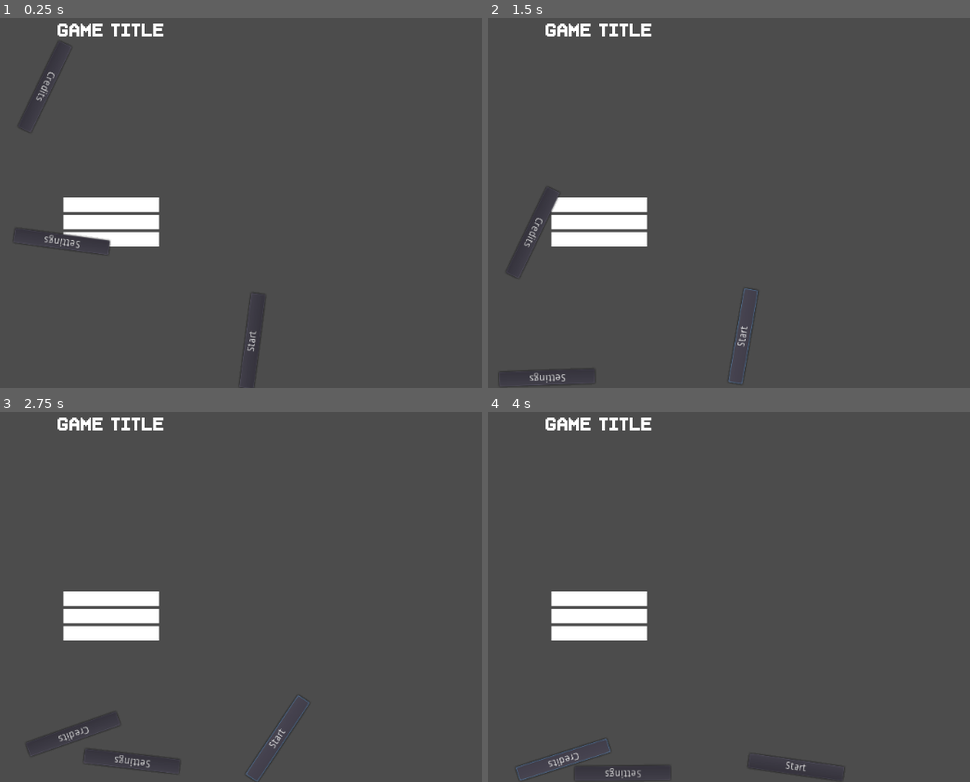
Above: before the commit, frames 1-4 (two rows, left to right).
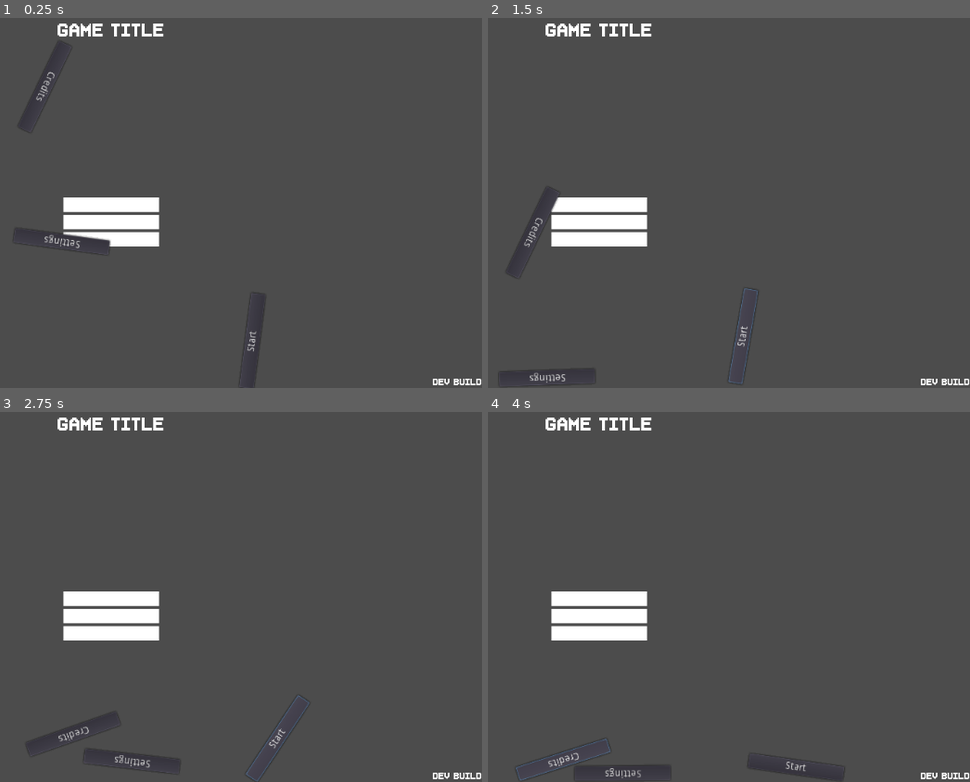
Above: after the commit, the same moments.

Repository: error-27/gmtk2023
Game: Godot game, scene res://scenes/StartScreen.tscn
The game is run twice, just before and just after one commit, with the same random seed, the same clock (stepped at 60 frames per second) and the same inputs.
Inputs:
- Up to frame 1 (0.25 s): no input
- Up to frame 2 (1.5 s): click "Start" at 0.5 s; click "Start" at 1.25 s
- Up to frame 3 (2.75 s): click "Start" at 2 s
- Up to frame 4 (4 s): click "Settings" at 2.75 s; click "Credits" at 3.5 s

The runs differ from the first frame. In frame 1, 0.1% of the frame differs, in the area x 89-100%, y 97-100%; in frame 2, 0.1%; in frame 3, 0.1%; in frame 4, 0.1%.

Commit message:
Clean up + dev build

Diff:
--- a/scenes/StartScreen.tscn
+++ b/scenes/StartScreen.tscn
@@ -40,6 +40,15 @@
 theme = ExtResource( 1 )
 theme_type_variation = "TitleLabel"
 text = "GAME TITLE"
+
+[node name="Build" type="Label" parent="."]
+anchor_left = 1.0
+anchor_top = 1.0
+anchor_right = 1.0
+anchor_bottom = 1.0
+margin_left = -68.0
+margin_top = -16.0
+text = "Dev Build"
 
 [node name="ButtonHints" type="VBoxContainer" parent="."]
 anchor_left = 0.5
--- a/scripts/ui/StartScreen.gd
+++ b/scripts/ui/StartScreen.gd
@@ -12,7 +12,7 @@
 
 	# Components and license names
 	var copyright_info = Engine.get_copyright_info()
-	copyright_text += "\n===THIRD-PARTY COMPONENTS===\n"
+	copyright_text += "\n\n===THIRD-PARTY COMPONENTS===\n"
 	for part in copyright_info:
 		copyright_text += part["name"] + " - " + part["parts"][0]["license"] + "\n"
 
